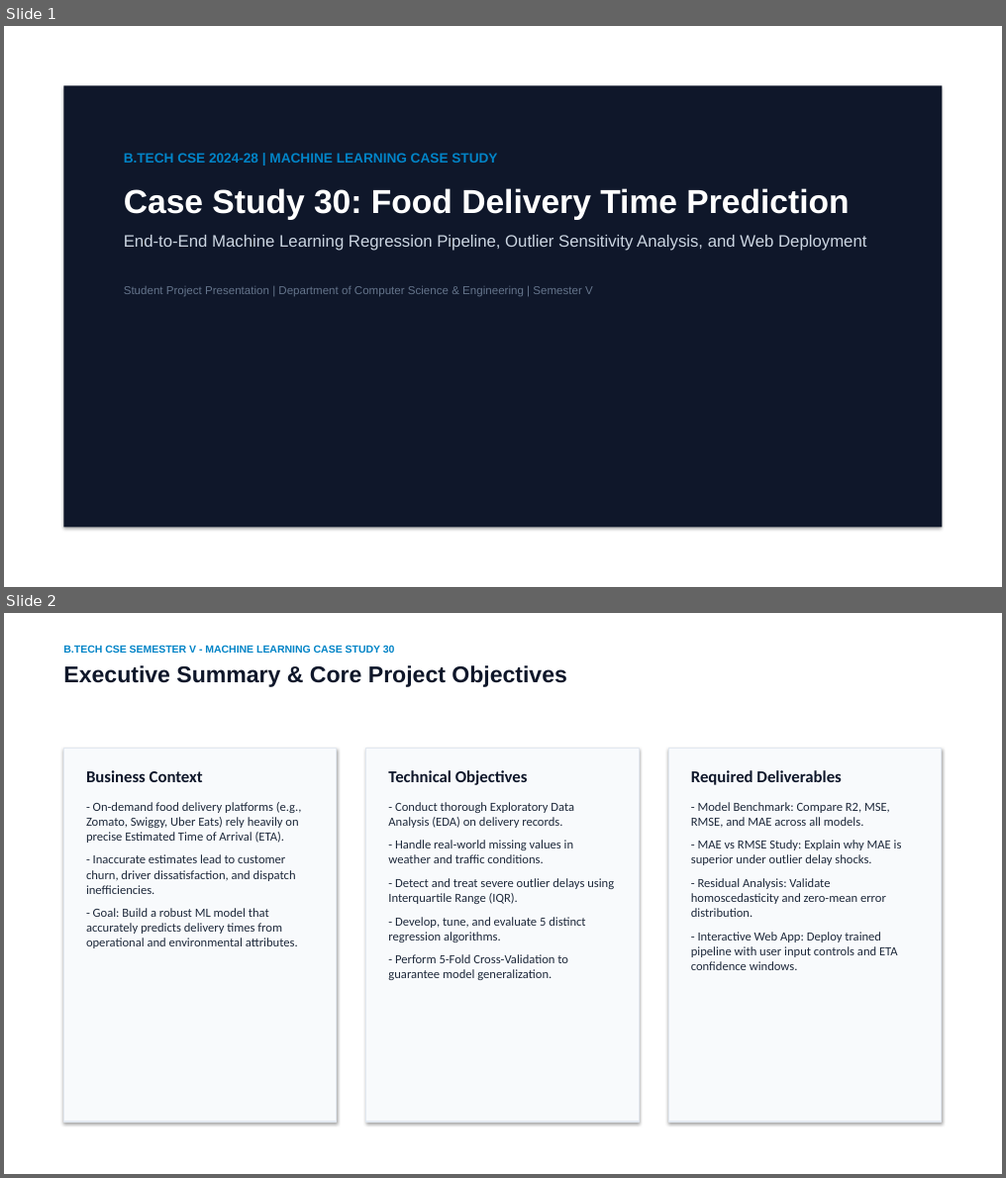
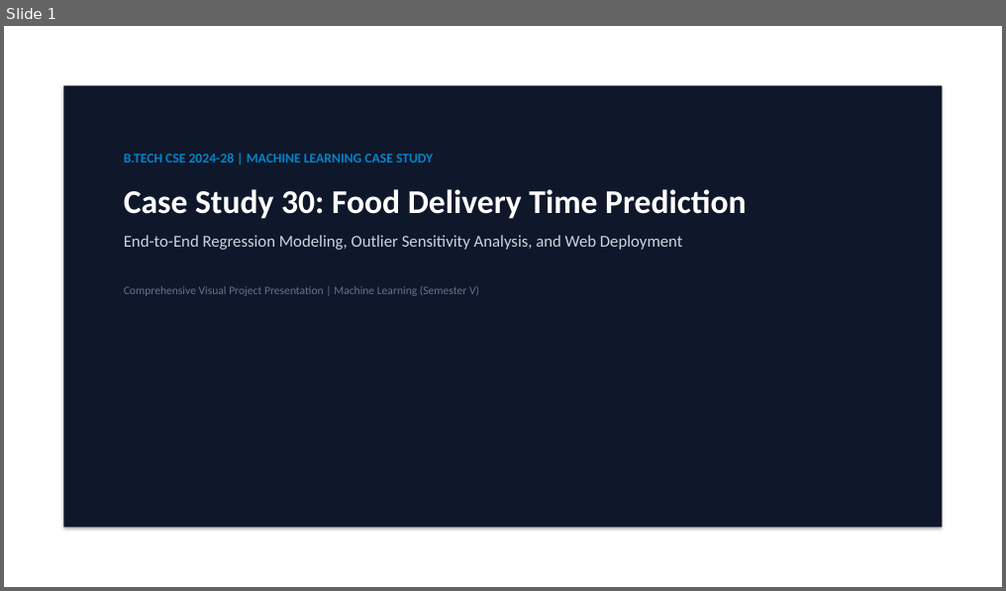
Before and after one commit to Rizwan2611/food-delivery-time-prediction, a slide deck: Food_Delivery_Time_Prediction_Presentation.pptx. Shown one above the other, each under a label of ours: slides 1 and 2 before the commit, slide 1 after it. The pictures are 1006x1178 and 1006x591 pixels, drawn with LibreOffice and Linux fonts; fonts in the diff are those of the drawing. Boxes give left, top, right and bottom in pixels: in the first picture for what was removed or moved away, otherwise in the second. Text is boxed around its words. In the diff, an @@ line names an element or a change of style, - is before the commit and + after.

Commit message:
Update presentation with 1-2 exact graphs per slide and comprehensive explanations

```diff
--- a/Food_Delivery_Time_Prediction_Presentation.pptx
+++ b/Food_Delivery_Time_Prediction_Presentation.pptx
@@ slide 2 removed at box(4, 613, 1002, 1174), background #FFFFFF @@
@@ text removed at box(63, 645, 567, 687) @@
-B.TECH CSE SEMESTER V - MACHINE LEARNING CASE STUDY 30
-Executive Summary & Core Project Objectives
@@ rectangle removed at box(63, 748, 337, 1122) @@
@@ rectangle removed at box(366, 748, 639, 1122) @@
@@ rectangle removed at box(668, 748, 942, 1122) @@
@@ text removed at box(86, 770, 302, 949) @@
-Business Context
-- On-demand food delivery platforms (e.g., Zomato, Swiggy, Uber Eats) rely heavily on precise Estimated Time of Arrival (ETA).
-- Inaccurate estimates lead to customer churn, driver dissatisfaction, and dispatch inefficiencies.
-- Goal: Build a robust ML model that accurately predicts delivery times from operational and environmental attributes.
@@ text removed at box(388, 770, 614, 980) @@
-Technical Objectives
-- Conduct thorough Exploratory Data Analysis (EDA) on delivery records.
-- Handle real-world missing values in weather and traffic conditions.
-- Detect and treat severe outlier delays using Interquartile Range (IQR).
-- Develop, tune, and evaluate 5 distinct regression algorithms.
-- Perform 5-Fold Cross-Validation to guarantee model generalization.
@@ text removed at box(691, 770, 902, 970) @@
-Required Deliverables
-- Model Benchmark: Compare R2, MSE, RMSE, and MAE across all models.
-- MAE vs RMSE Study: Explain why MAE is superior under outlier delay shocks.
-- Residual Analysis: Validate homoscedasticity and zero-mean error distribution.
-- Interactive Web App: Deploy trained pipeline with user input controls and ETA confidence windows.
@@ slide 1 changed as well @@
@@ text at box(124, 153, 746, 219): font Arial to Calibri in "B.TECH CSE 2024-28 | MACHINE LEARNING CASE ...", "Case Study 30: Food Delivery Time Prediction" @@
@@ text at box(124, 235, 683, 296): text changed; font Arial to Calibri @@
-End-to-End Machine Learning Regression Pipeline, Outlier Sensitivity Analysis, and Web Deployment
-Student Project Presentation | Department of Computer Science & Engineering | Semester V
+End-to-End Regression Modeling, Outlier Sensitivity Analysis, and Web Deployment
+Comprehensive Visual Project Presentation | Machine Learning (Semester V)
```
Also in this commit, not shown: 10 other slides changed, 5 slides added, 4 other slides removed, 14 other files.
